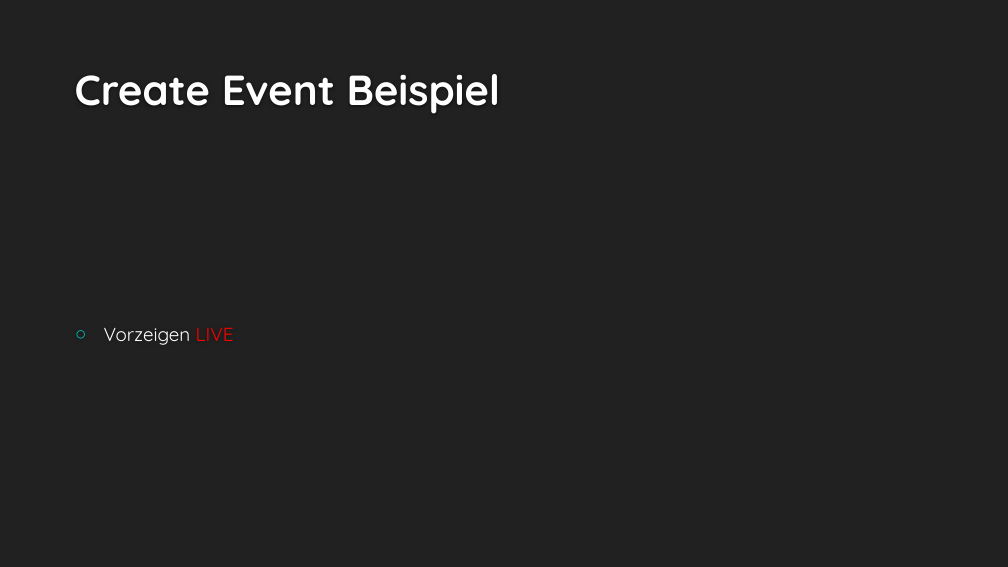
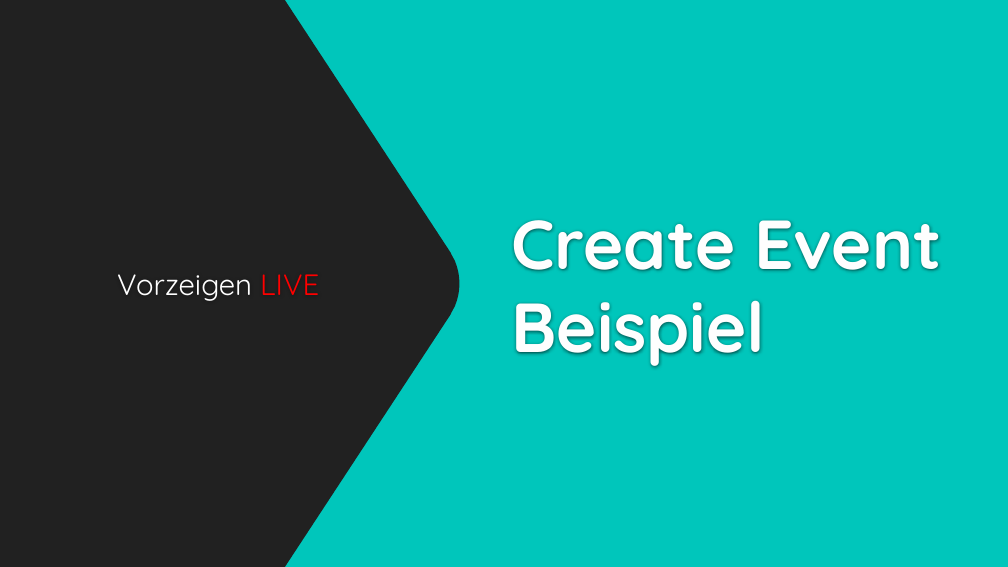
Before and after one commit to cn-uofbasel/BACnet, a slide deck: slide 8 of groups/04-logMerge/kurzpresi.pptx (slide 5 before the commit). Drawn at 1008x567 pixels with LibreOffice and Linux fonts; fonts in the diff are those of the drawing; background and template pictures are left out. Boxes give left, top, right and bottom in pixels: in the first picture for what was removed or moved away, otherwise in the second. Text is boxed around its words. In the diff, an @@ line names an element or a change of style, - is before the commit and + after.

```diff
--- a/groups/04-logMerge/kurzpresi.pptx
+++ b/groups/04-logMerge/kurzpresi.pptx
@@ rectangle added at [0,0,1008,567], fill #00C6BB @@
@@ freeform shape added at [0,0,460,567], fill #212121 @@
@@ title "Create Event Beispiel": place and size @@
-title "Create Event Beispiel" at [75,74,501,114]
+title "Create Event Beispiel" at [512,220,942,367]
@@ title "Create Event Beispiel" at [512,220,942,367]: size 40 to 66 pt; vertical alignment bottom to middle @@
@@ text "Vorzeigen LIVE": place and size @@
-text "Vorzeigen LIVE" at [104,327,234,345]
+text "Vorzeigen LIVE" at [117,274,319,301]
@@ text "Vorzeigen LIVE" at [117,274,319,301]: size 18 to 28 pt; alignment left to centre; bullet ○ to none; more space between paragraphs @@
```
Also in this commit, not shown: 3 other slides changed, 5 slides added, 1 slide removed, 1 other file.
